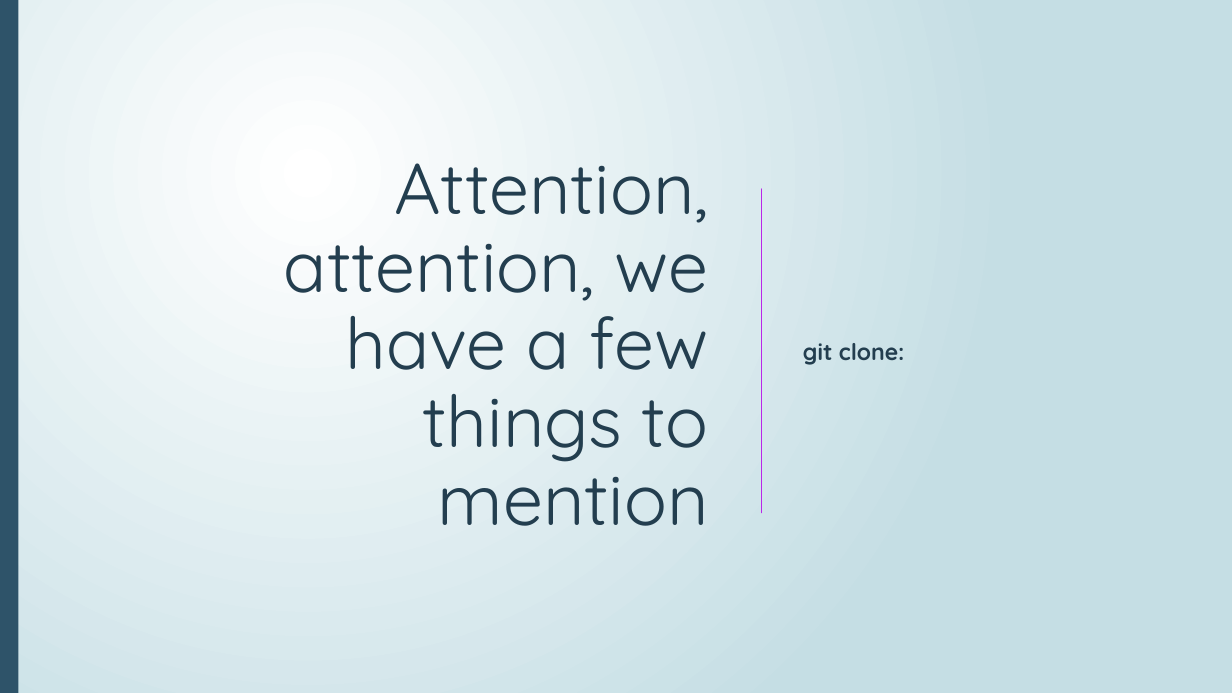
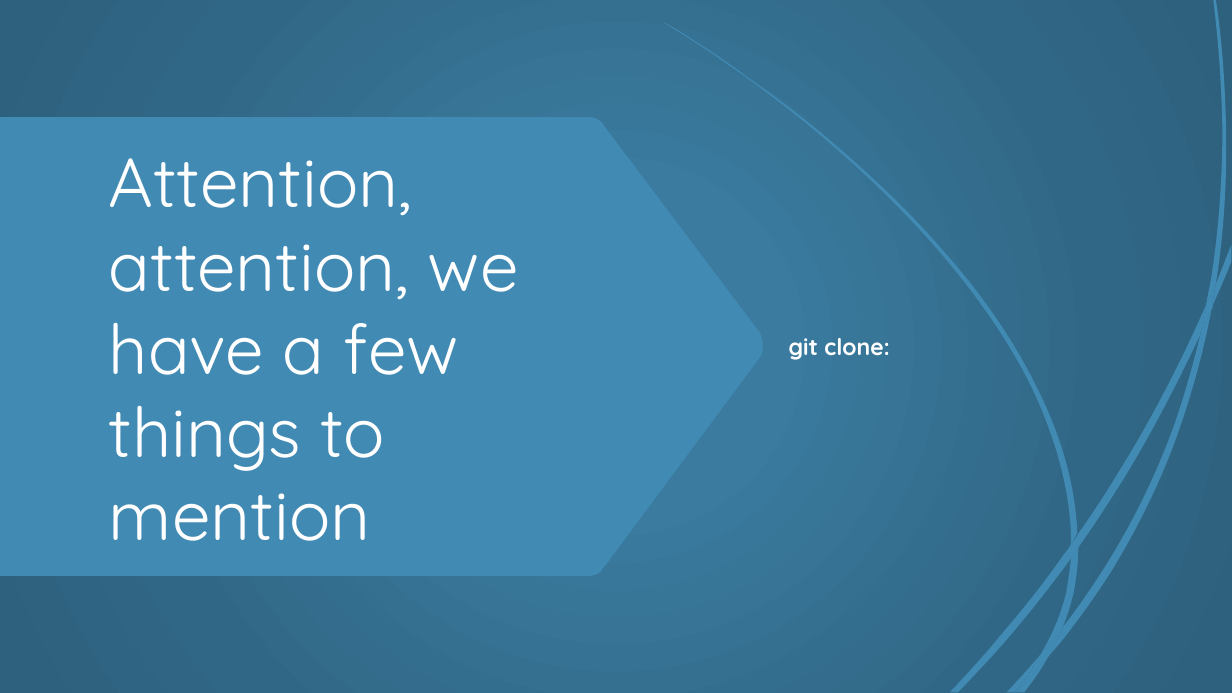
Before and after one commit to calvinmo/NTD2022, a slide deck: slide 3 of Async-Testing-NTD22-V1.pptx. Drawn at 1232x693 pixels with LibreOffice and Linux fonts; fonts in the diff are those of the drawing. Boxes give left, top, right and bottom in pixels: in the first picture for what was removed or moved away, otherwise in the second. Text is boxed around its words. In the diff, an @@ line names an element or a change of style, - is before the commit and + after.

```diff
--- a/Async-Testing-NTD22-V1.pptx
+++ b/Async-Testing-NTD22-V1.pptx
@@ background gradient #FFFFFF to #C5DEE5 to #000000 @@
@@ rectangle at (0, 0, 1232, 693): fill gradient #FFFFFF to #C5DEE5 to gradient #3A7B9F to #316886 to #2D617D @@
@@ freeform shape at (0, 72, 161, 123): fill #353535 to #418AB3 @@
@@ text "git clone:": place and size @@
-text "git clone:" at (803, 343, 905, 365)
+text "git clone:" at (789, 338, 890, 360)
@@ text "git clone:" at (789, 338, 890, 360): text colour #233E4F to #FFFFFF @@
@@ freeform shape added at (0, 117, 764, 576), fill #418AB3 @@
@@ fill #2E5369 to #DDDDDD in 13 elements at (3, 0, 53, 445), (55, 436, 98, 596), (102, 592, 145, 692), (53, 441, 108, 667), (113, 665, 127, 693), (51, 415, 59, 467), (98, 318, 240, 592), (108, 667, 120, 693), (98, 596, 112, 665), (98, 583, 102, 606), (102, 639, 123, 692), (0, 0, 18, 693), (47, 130, 65, 436) @@
@@ title "Attention, attention, we have a ...": place and size @@
-title "Attention, attention, we have a ..." at (284, 163, 709, 526)
+title "Attention, attention, we have a ..." at (109, 158, 519, 541)
@@ title "Attention, attention, we have a ..." at (109, 158, 519, 541): size 56 to 54 pt, text colour #233E4F to #FFFFFF; alignment right to left; line spacing 0.9 to 1 @@
@@ line removed from (762, 189) to (762, 513) @@
@@ freeform shape at (0, 437, 177, 516): fill #353535 to #418AB3 @@
@@ group added at (665, 0, 1232, 692): 12 freeform shapes @@
@@ fill #2E5369 at 20% opacity to #DDDDDD at 20% opacity in 10 elements at (0, 261, 10, 323), (13, 319, 79, 554), (81, 551, 143, 693), (97, 657, 115, 693), (10, 323, 93, 660), (78, 554, 97, 657), (79, 141, 288, 551), (93, 660, 110, 693), (78, 542, 81, 564), (86, 631, 110, 693) @@
```
Also in this commit, not shown: 12 other slides changed, 1 slide removed.
